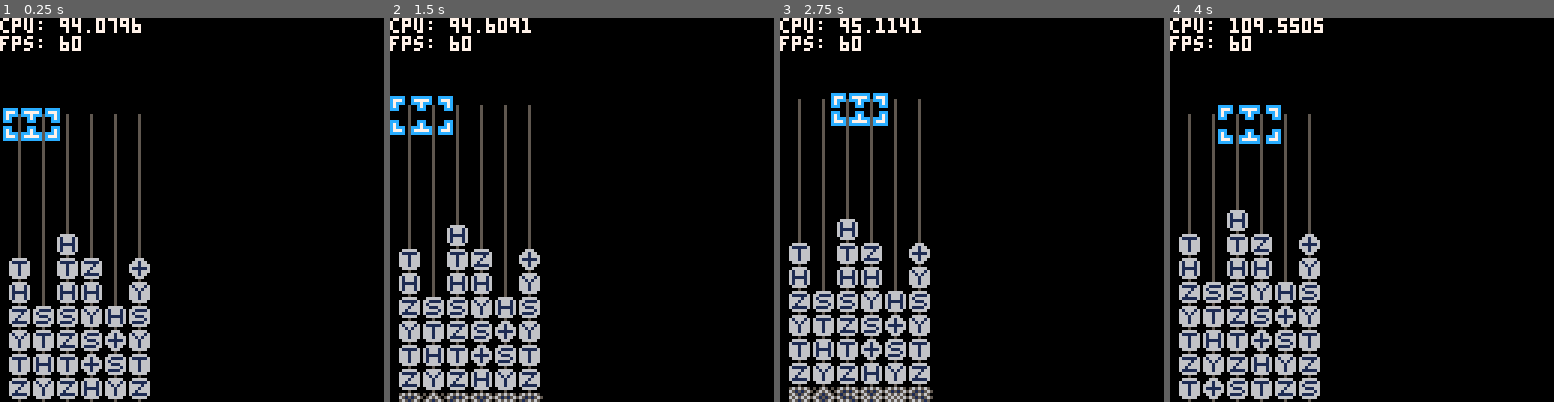
Above: before the commit, frames 1-4 (left to right).
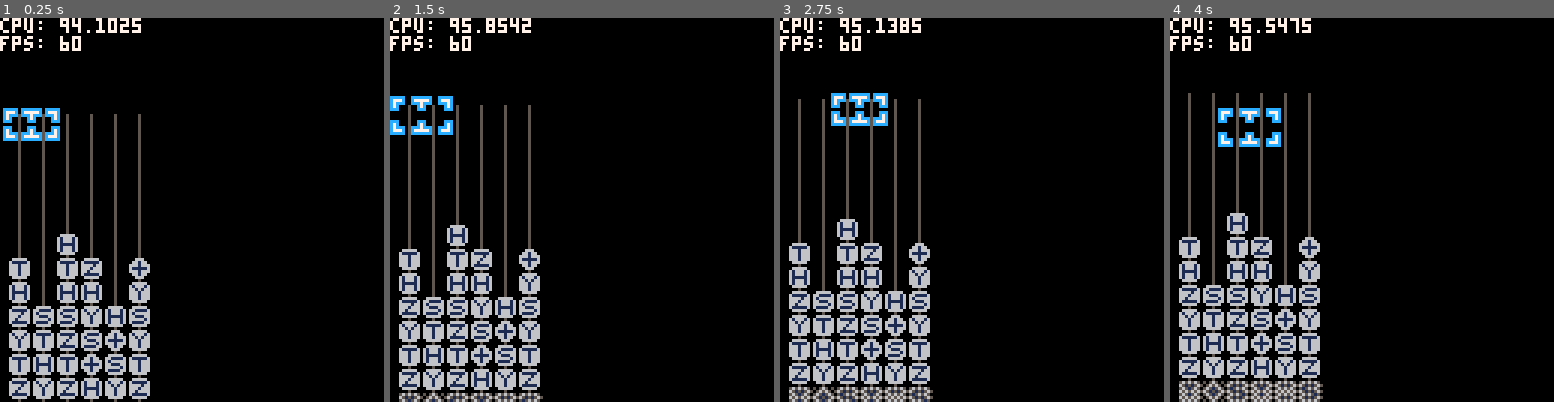
Above: after the commit, the same moments.

Repository: qniapp/quantattack
Game: PICO-8 cartridge qitaev.p8
Same seed, same stepped clock (60 frames per second), same inputs: the game is played once before the commit and once after it.
Inputs:
- Up to frame 1 (0.25 s): no input
- Up to frame 2 (1.5 s): tap X (X key) at 0.33, 1.07 s; tap O (Z key) at 0.7 s
- Up to frame 3 (2.75 s): hold Right 1.6-2.1 s; tap O (Z key) at 1.7, 2.1, 2.5 s; tap X (X key) at 1.85 s; hold Up 2.15-2.42 s; hold Right from 2.47 s (still down)
- Up to frame 4 (4 s): tap O (Z key) at 2.9, 3.3, 3.7 s; tap X (X key) at 2.97 s; release Right at 3.03 s; hold Left 3.08-3.58 s; hold Down 3.63-3.97 s

The runs differ from the first frame. In frame 1, 0.1% of the frame differs, in the area x 25-37%, y 0-4%; in frame 2, 0.1%; in frame 3, 0.1%; in frame 4, 8.8%, in the area x 2-40%, y 0-100%.

Commit message:
リファクタリング

Diff:
--- a/qitaev.p8
+++ b/qitaev.p8
@@ -543,24 +543,6 @@
             local gate = self.gate[x][y]
 
             if gate:to_puff() then
-              gate.x = x
-              gate.y = y
-              add(gates, gate)
-            end
-          end
-        end
-
-        return gates
-      end,
-
-      gates_changing_to_i = function(self)
-        local gates = {}
-
-        for x = 1, board.cols do
-          for y = 1, board.rows do
-            local gate = self.gate[x][y]
-
-            if gate:is_changing_to_i() then
               gate.x = x
               gate.y = y
               add(gates, gate)
@@ -925,13 +907,9 @@
           if self.disappearance_tick == self.puff_delay then
             self.type = self.replace_with_type
             self.puff = true
-            -- self.disappearance_tick = nil
-            -- self:_change_state("idle")
           end
 
           if self.disappearance_tick == self.disappearance_delay then
-            -- self.puff_delay = nil
-            -- self.disappearance_delay = nil
             self:_change_state("idle")
             return
           end
@@ -971,11 +949,7 @@
       end,
 
       to_puff = function(self)
-        return self.puff == true -- self._state == "disappear" and self.disappearance_tick == self.puff_delay + 1
-      end,
-
-      is_changing_to_i = function(self)
-        return self.tick_match == quantum_gate.num_frames_match - 1 and self.replace_with_type == "i"
+        return self.puff == true
       end,
 
       is_h = function(self)
@@ -1276,6 +1250,15 @@
 }
 
 game = {
+  _button = {
+    ["left"] = 0,
+    ["right"] = 1,
+    ["up"] = 2,
+    ["down"] = 3,
+    ["x"] = 4,
+    ["o"] = 5,
+  },
+
   _sfx = {
     ["move_cursor"] = 0,
   },
@@ -1290,37 +1273,7 @@
 
   update = function(self, board)
     if self._state == "solo" then
-      self.tick += 1
-
-      puff_particle:update()
-      dropping_particle:update()
-
-      if btnp(0) then
-        self.player_cursor:move_left()
-        sfx(game._sfx.move_cursor)
-      end
-
-      if btnp(1) then
-        self.player_cursor:move_right()
-        sfx(game._sfx.move_cursor)
-      end
-
-      if btnp(2) then
-        self.player_cursor:move_up()
-        sfx(game._sfx.move_cursor)
-      end
-
-      if btnp(3) then
-        self.player_cursor:move_down()
-        sfx(game._sfx.move_cursor)
-      end
-
-      if btnp(4) then
-        local swapped = self.board:swap(self.player_cursor.x, self.player_cursor.x + 1, self.player_cursor.y)
-        if swapped == false then
-          self.player_cursor:flash()
-        end
-      end
+      self:_handle_button_events()
 
       self.board:reduce()
       self.board:drop_gates()
@@ -1358,20 +1311,6 @@
 
         sfx(3)
       end)
-
-      -- foreach(self.board:gates_changing_to_i(), function(each)
-      --   for x = 0, 7 do
-      --     for y = 0, 7 do
-      --       if x % 3 == 0 and y % 3 == 0 then
-      --         local px = self.board.left + (each.x - 1) * quantum_gate.size + x
-      --         local py = self.board.top + (each.y - 1) * quantum_gate.size + y
-
-      --         dropping_particle:create(px, py, 1, colors.blue)
-      --         dropping_particle:create(px, py, 0, colors.dark_purple)
-      --       end
-      --     end
-      --   end
-      -- end)
 
       self.player_cursor:update()
       local left_gate = self.board.gate[self.player_cursor.x][self.player_cursor.y]
@@ -1400,15 +1339,48 @@
             end
           end
         end
-
         self.tick = 0
       end
+
+      puff_particle:update()
+      dropping_particle:update()
+
+      self.tick += 1
     elseif self._state == "game over" then
       if btnp(5) then
         self:init()
       end
     else
       assert(false, "unknown state")
+    end
+  end,
+
+  _handle_button_events = function(self)
+    if btnp(game._button.left) then
+      self.player_cursor:move_left()
+      sfx(game._sfx.move_cursor)
+    end
+
+    if btnp(game._button.right) then
+      self.player_cursor:move_right()
+      sfx(game._sfx.move_cursor)
+    end
+
+    if btnp(game._button.up) then
+      self.player_cursor:move_up()
+      sfx(game._sfx.move_cursor)
+    end
+
+    if btnp(game._button.down) then
+      self.player_cursor:move_down()
+      sfx(game._sfx.move_cursor)
+    end
+
+    if btnp(game._button.x) then
+      local swapped = self.board:swap(self.player_cursor.x, self.player_cursor.x + 1, self.player_cursor.y)
+      if swapped == false then
+        self.player_cursor:flash()
+      end
     end
   end,
 
